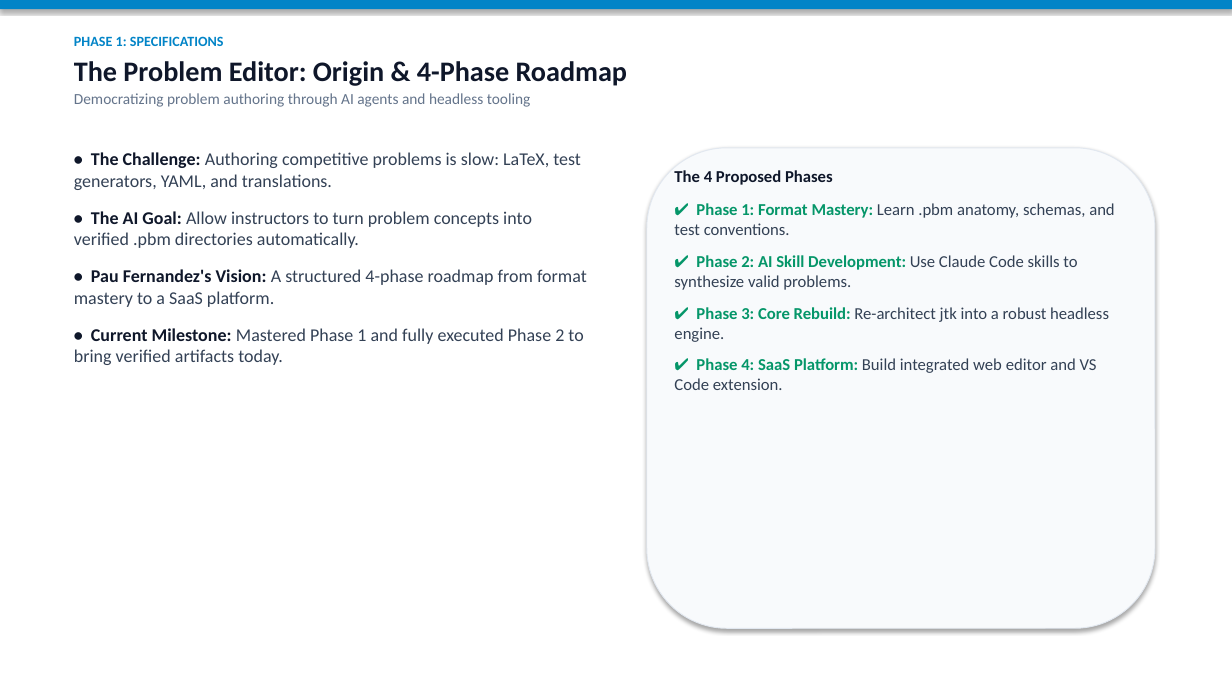
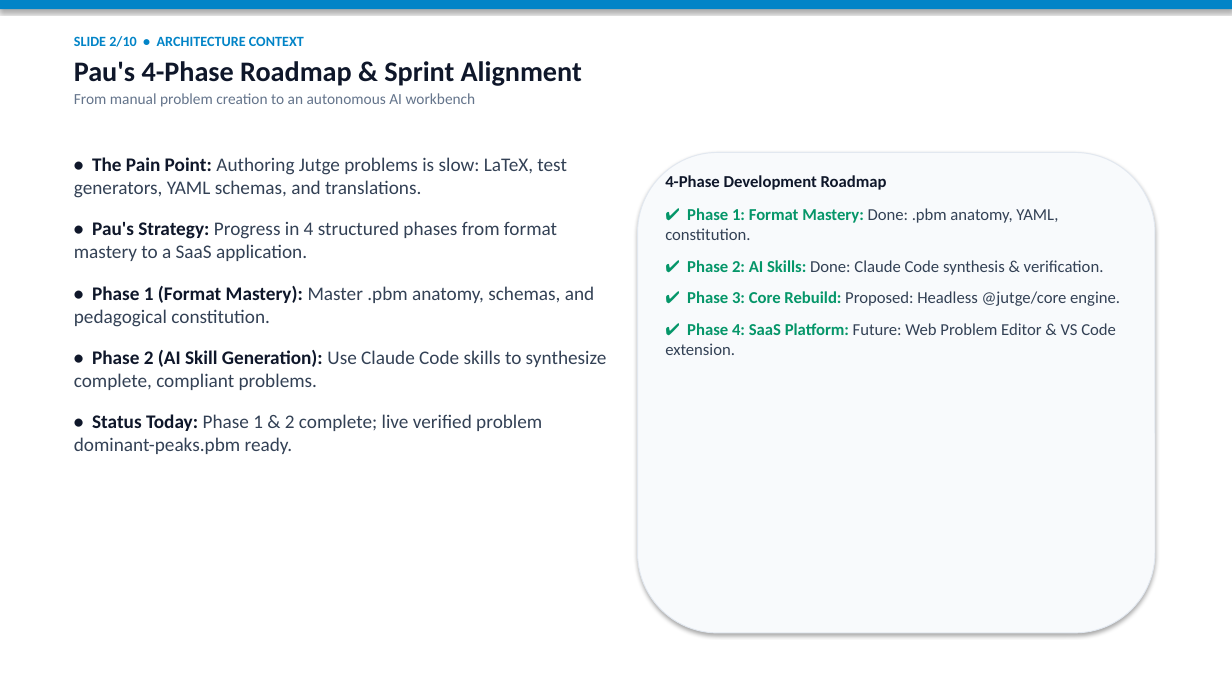
Before and after one commit to SuisSanem000/jutge-private, a slide deck: slide 2 of work/01-meeting-presentation-and-demo-20261112/meeting-summary-presentation.pptx (slide 4 before the commit). Drawn at 1232x693 pixels with LibreOffice and Linux fonts; fonts in the diff are those of the drawing. Boxes give left, top, right and bottom in pixels: in the first picture for what was removed or moved away, otherwise in the second. Text is boxed around its words. In the diff, an @@ line names an element or a change of style, - is before the commit and + after.

Commit message:
feat(presentation): summarize deck into punchy 10 slides embedding live terminal commands and screenshot results

```diff
--- a/work/01-meeting-presentation-and-demo-20261112/meeting-summary-presentation.pptx
+++ b/work/01-meeting-presentation-and-demo-20261112/meeting-summary-presentation.pptx
@@ text at bbox=[74, 36, 582, 107]: text changed; bold on @@
-PHASE 1: SPECIFICATIONS
-The Problem Editor: Origin & 4-Phase Roadmap
-Democratizing problem authoring through AI agents and headless tooling
+SLIDE 2/10 • ARCHITECTURE CONTEXT
+Pau's 4-Phase Roadmap & Sprint Alignment
+From manual problem creation to an autonomous AI workbench
@@ text at bbox=[74, 157, 607, 454]: text changed; size 14 to 15 pt @@
-• The Challenge: Authoring competitive problems is slow: LaTeX, test generators, YAML, and translations.
-• The AI Goal: Allow instructors to turn problem concepts into verified .pbm directories automatically.
-• Pau Fernandez's Vision: A structured 4-phase roadmap from format mastery to a SaaS platform.
-• Current Milestone: Mastered Phase 1 and fully executed Phase 2 to bring verified artifacts today.
+• The Pain Point: Authoring Jutge problems is slow: LaTeX, test generators, YAML schemas, and translations.
+• Pau's Strategy: Progress in 4 structured phases from format mastery to a SaaS application.
+• Phase 1 (Format Mastery): Master .pbm anatomy, schemas, and pedagogical constitution.
+• Phase 2 (AI Skill Generation): Use Claude Code skills to synthesize complete, compliant problems.
+• Status Today: Phase 1 & 2 complete; live verified problem dominant-peaks.pbm ready.
@@ rounded rectangle: place and size @@
-rounded rectangle at bbox=[647, 148, 1155, 628]
+rounded rectangle at bbox=[638, 152, 1155, 633]
@@ text at bbox=[665, 175, 1120, 355]: text changed @@
-The 4 Proposed Phases
-✔ Phase 1: Format Mastery: Learn .pbm anatomy, schemas, and test conventions.
-✔ Phase 2: AI Skill Development: Use Claude Code skills to synthesize valid problems.
-✔ Phase 3: Core Rebuild: Re-architect jtk into a robust headless engine.
-✔ Phase 4: SaaS Platform: Build integrated web editor and VS Code extension.
+4-Phase Development Roadmap
+✔ Phase 1: Format Mastery: Done: .pbm anatomy, YAML, constitution.
+✔ Phase 2: AI Skills: Done: Claude Code synthesis & verification.
+✔ Phase 3: Core Rebuild: Proposed: Headless @jutge/core engine.
+✔ Phase 4: SaaS Platform: Future: Web Problem Editor & VS Code extension.
```
Also in this commit, not shown: 4 other slides changed, 5 slides added, 25 slides removed, 4 other files.
